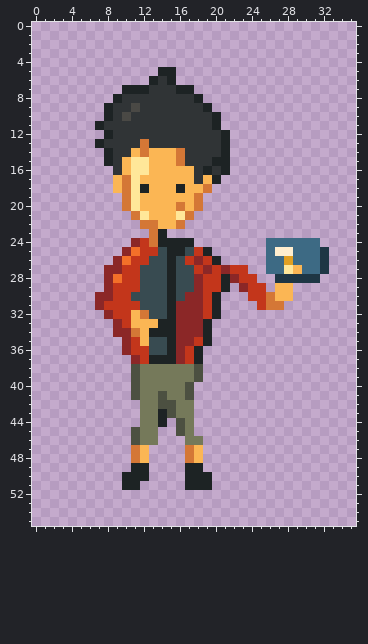
A pixel-art file gets an edit: arte/pruebas/pxl-estilo-v02/out/sprites/nora_2.aseprite. The picture above was drawn from the file before the commit.
36x56 pixels, 1 frame.
After the commit:
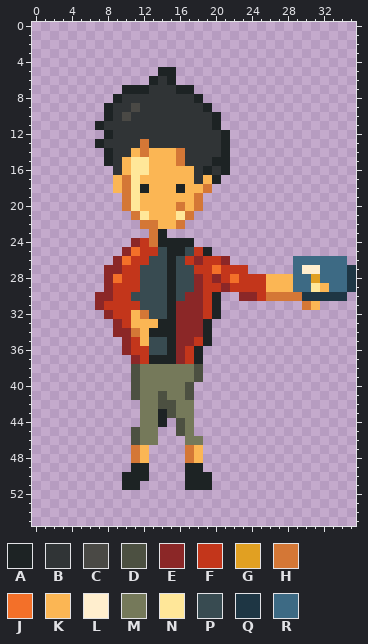
Palette (. is transparent): A #1d2324  B #303436  C #4a4945  D #4c5041  E #8b2727  F #c3361b  G #e1a022  H #d47736  J #f37029  K #fbb654  L #ffeece  M #75795a  N #ffe799  P #384b51  Q #1e3644  R #3d6a84
Message: Rehace el brazo de pago con ocho poses y codo móvil
Edits made:
Layers "agarre", "tarjeta", "brazo_pago":
y 24: x 26..31 RRRRRR -> ......
y 25: x 26..32 RLLRRRQ -> .......
y 26: x 20..21 A. -> FE; x 26..28 RRG -> ...; x 32..34 Q.. -> RRR
y 27: x 19..21 EFE -> FJF; x 26..35 RRNKRRQ... -> ...RLLRRRQ
y 28: x 20..22 FAE -> EFJ; x 25..35 ..QQQQQ.... -> FKKKRRGRRRQ
y 29: x 21..23 A.E -> EFF; x 26 . -> K; x 29..35 ....... -> RRNKRRQ
y 30: x 23..24 .F -> EE; x 27..34 KK...... -> HHHQQQQQ
y 31: x 25..27 FHH -> ...; x 30..31 .. -> HK
Changed places in both pictures, as pixel boxes (x1, y1, x2, y2):
changed: (203, 238, 356, 310)
